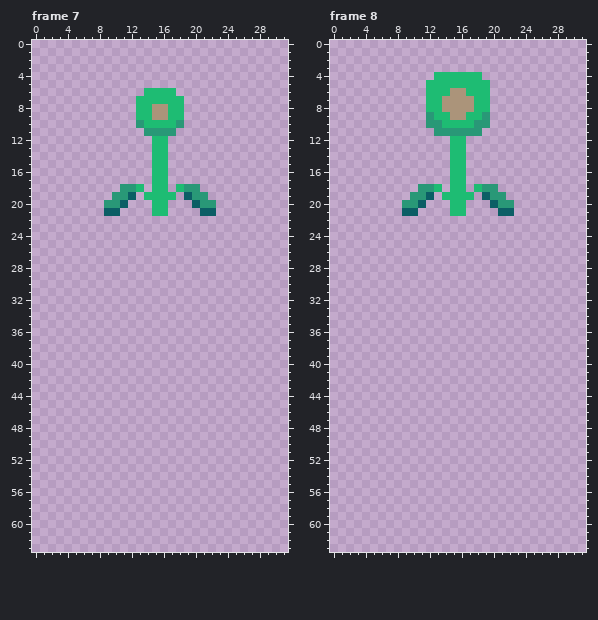
Pixel-art file, stored at assets/Flowers/Sunflower/sunflower_bloom.ase. This is how it looked before the edit.
32x64 pixels, 11 frames. Shown: frame 7, frame 8. The commit also changed other frames, which this record leaves out.
New version:
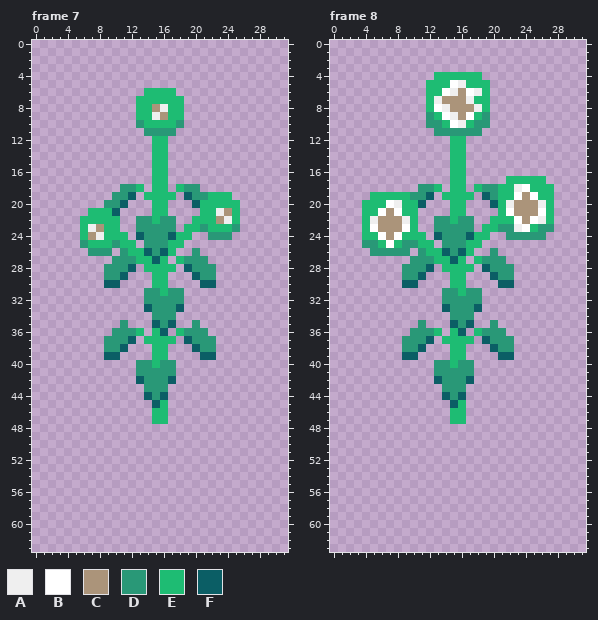
Palette (. is transparent): A #efefef  B #ffffff  C #ab947a  D #299877  E #1ebc73  F #0b5e65
What changed:
layer "Plant" now shown
layer "Petals1" now shown
layer "Flower2" now shown
layer "Petals2" now shown
layer "Flower3" now shown
layer "Petals3" now shown
Frame 7:
y 8: x 16 C -> A
y 9: x 15 C -> A
y 19: x 22..24 ... -> EEE
y 20: x 21..25 DD... -> EEEEE
y 21: x 7..9 ..F -> EEE; x 21..25 FF... -> EEACE
y 22: x 6..10 ..... -> EEEEE; x 13..17 ..... -> DDEDD; x 20..25 ...... -> EEECAE
y 23: x 6..10 ..... -> EACEE; x 13..17 ..... -> DDDDD; x 19..25 ....... -> EEDEEED
y 24: x 6..11 ...... -> ECAEEE; x 13..19 ....... -> FDDDFEE; x 22..24 ... -> DDD
y 25: x 6..12 ....... -> DEEEDEE; x 14..18 ..... -> DDDEE
y 26: x 7..9 ... -> DDD; x 11..17 ....... -> DEEFDFE; x 20 . -> D
y 27: x 10..16 ....... -> DDDEEFE; x 18..21 .... -> EDDD
y 28: x 9..12 .... -> DDDF; x 14..17 .... -> EEEE; x 19..22 .... -> FDDD
y 29: x 9..11 ... -> DDF; x 15..16 .. -> EE; x 20..22 ... -> FDD
y 30: x 9..10 .. -> FF; x 15..16 .. -> EE; x 21..22 .. -> FF
y 31: x 14..18 ..... -> DDEDD
y 32: x 14..18 ..... -> DDDDD
y 33: x 14..18 ..... -> FDDDF
y 34: x 15..17 ... -> DDD
y 35: x 11 . -> D; x 15..17 ... -> FDF; x 20 . -> D
y 36: x 10..13 .... -> DDDE; x 15..16 .. -> EF; x 18..21 .... -> EDDD
y 37: x 9..12 .... -> DDDF; x 14..17 .... -> EEEE; x 19..22 .... -> FDDD
y 38: x 9..11 ... -> DDF; x 15..16 .. -> EE; x 20..22 ... -> FDD
y 39: x 9..10 .. -> FF; x 15..16 .. -> EE; x 21..22 .. -> FF
y 40: x 13..17 ..... -> DDEDD
y 41: x 13..17 ..... -> DDDDD
y 42: x 13..17 ..... -> FDDDF
y 43: x 14..16 ... -> DDD
y 44: x 14..16 ... -> FDF
y 45: x 15..16 .. -> FE
y 46..47: x 15..16 .. -> EE
Frame 8:
y 5: x 15..16 EE -> BA
y 6: x 14..15 EC -> BA; x 17..18 EE -> BA
y 7: x 13 E -> A; x 17 C -> A
y 8: x 13..14 EC -> BA; x 18 E -> A
y 9: x 14..15 EC -> BA; x 17 E -> B
y 10: x 15..16 EE -> BA
y 17: x 22..26 ..... -> EEEEE
y 18: x 21..27 ....... -> EEABEEE
y 19: x 5..9 ..... -> EEEEE; x 21..27 D...... -> EEBCBEE
y 20: x 4..10 .....DD -> EEEBAEE; x 21..27 DD..... -> EACCCAE
y 21: x 4..10 .....FF -> EEBCBEE; x 21..27 FF..... -> EBCCCBE
y 22: x 4..10 ....... -> EACCCAE; x 13..17 ..... -> DDEDD; x 20..27 ........ -> EEEBCBAE
y 23: x 4..10 ....... -> EBCCCBE; x 13..17 ..... -> DDDDD; x 19..27 ......... -> EEDDABEDD
y 24: x 4..11 ........ -> EEBCBEEE; x 13..19 ....... -> FDDDFEE; x 22..26 ..... -> DDDDD
y 25: x 4..12 ......... -> DDEBEDDEE; x 14..18 ..... -> DDDEE
y 26: x 5..9 ..... -> DDDDD; x 11..17 ....... -> DEEFDFE; x 20 . -> D
y 27: x 10..16 ....... -> DDDEEFE; x 18..21 .... -> EDDD
y 28: x 9..12 .... -> DDDF; x 14..17 .... -> EEEE; x 19..22 .... -> FDDD
y 29: x 9..11 ... -> DDF; x 15..16 .. -> EE; x 20..22 ... -> FDD
y 30: x 9..10 .. -> FF; x 15..16 .. -> EE; x 21..22 .. -> FF
y 31: x 14..18 ..... -> DDEDD
y 32: x 14..18 ..... -> DDDDD
y 33: x 14..18 ..... -> FDDDF
y 34: x 15..17 ... -> DDD
y 35: x 11 . -> D; x 15..17 ... -> FDF; x 20 . -> D
y 36: x 10..13 .... -> DDDE; x 15..16 .. -> EF; x 18..21 .... -> EDDD
y 37: x 9..12 .... -> DDDF; x 14..17 .... -> EEEE; x 19..22 .... -> FDDD
y 38: x 9..11 ... -> DDF; x 15..16 .. -> EE; x 20..22 ... -> FDD
y 39: x 9..10 .. -> FF; x 15..16 .. -> EE; x 21..22 .. -> FF
y 40: x 13..17 ..... -> DDEDD
y 41: x 13..17 ..... -> DDDDD
y 42: x 13..17 ..... -> FDDDF
y 43: x 14..16 ... -> DDD
y 44: x 14..16 ... -> FDF
y 45: x 15..16 .. -> FE
y 46..47: x 15..16 .. -> EE
Where, in picture pixels (left, top, right, bottom), the same in both pictures:
changed: (152, 104, 168, 120)
changed: (80, 192, 240, 424)
changed: (434, 80, 482, 128)
changed: (362, 176, 554, 424)
